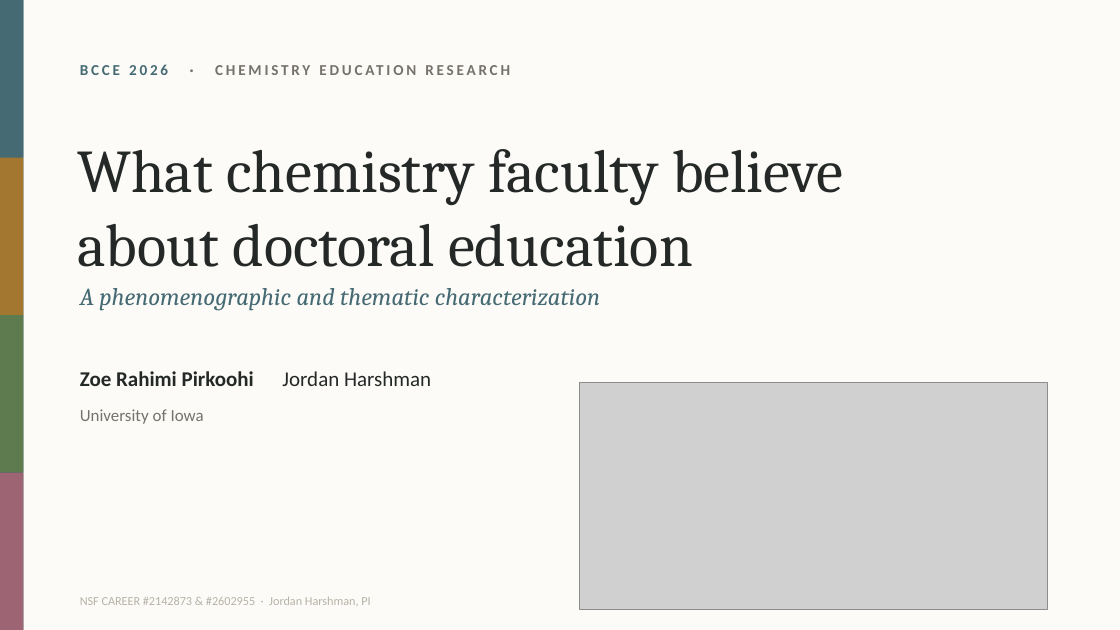
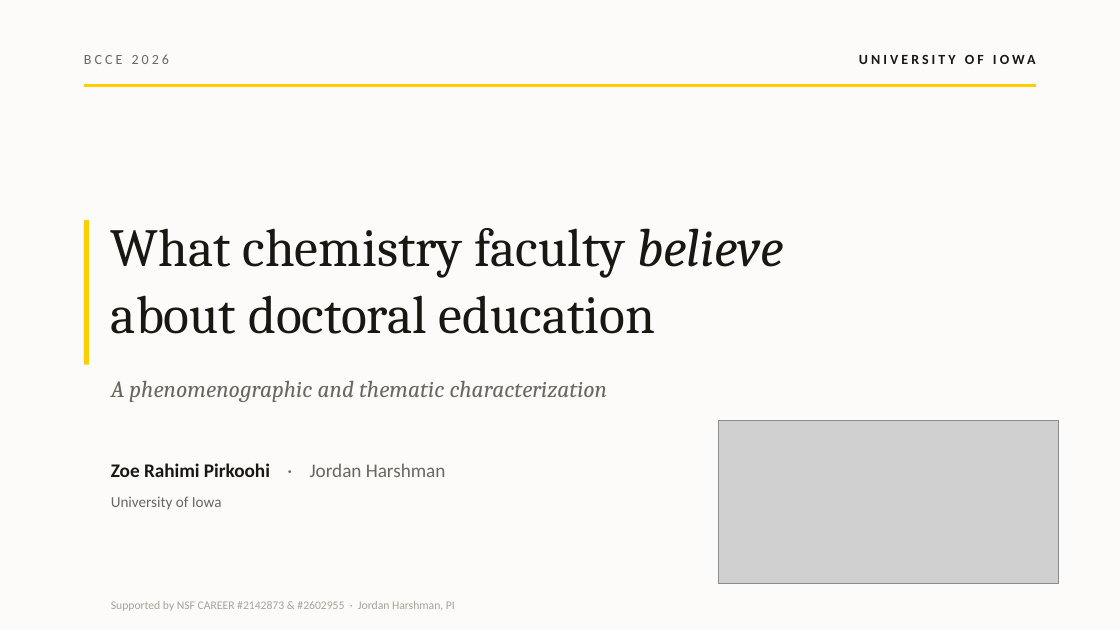
Before and after one commit to 7ahra/resnet_exploration, a slide deck: slide 1 of bcce_2026_faculty_beliefs/BCCE2026_faculty_beliefs.pptx. Drawn at 1120x630 pixels with LibreOffice and Linux fonts; fonts in the diff are those of the drawing; grey boxes stand for pictures. Boxes give left, top, right and bottom in pixels: in the first picture for what was removed or moved away, otherwise in the second. Text is boxed around its words. In the diff, an @@ line names an element or a change of style, - is before the commit and + after.

```diff
--- a/bcce_2026_faculty_beliefs/BCCE2026_faculty_beliefs.pptx
+++ b/bcce_2026_faculty_beliefs/BCCE2026_faculty_beliefs.pptx
@@ rectangle at (0,0,1120,630): fill #FCFBF7 to #FCFBF9 @@
@@ rectangle removed at (0,0,24,630) @@
@@ rectangle removed at (0,0,24,158) @@
@@ text at (84,54,169,64): text changed; size 13 to 12 pt; text colour #74726A to #6B6660; bold off @@
-BCCE 2026 · CHEMISTRY EDUCATION RESEARCH
+BCCE 2026
@@ text added at (859,55,1036,64), 12 pt, text #1A1712, bold @@
+UNIVERSITY OF IOWA
@@ line added from (84, 86) to (1036, 86), #FFCD00 2.5 pt @@
@@ rectangle removed at (0,158,24,316) @@
@@ rectangle: place and size @@
-rectangle at (0,315,24,473)
+rectangle at (84,220,89,365)
@@ rectangle at (84,220,89,365): fill #5E7B4F to #FFCD00 @@
@@ text "What chemistry faculty believe": place and size @@
-text "What chemistry faculty believe" at (77,149,844,267)
+text "What chemistry faculty believe" at (111,228,784,334)
@@ text "What chemistry faculty believe" at (111,228,784,334): size 52 to 46 pt, text colour #242928 to #1A1712; italic on in "believe"; line spacing 1.02 to 1.04 @@
@@ text "A phenomenographic and thematic characterization": place and size @@
-text "A phenomenographic and thematic characterization" at (80,288,600,311)
+text "A phenomenographic and thematic characterization" at (111,381,608,402)
@@ text "A phenomenographic and thematic characterization" at (111,381,608,402): size 21 to 20 pt, text colour #456A73 to #6B6660 @@
@@ picture removed at (580,382,1047,609) @@
@@ picture added at (718,420,1060,584) @@
@@ rectangle removed at (0,472,24,630) @@
@@ text at (111,463,446,477): text changed; size 18 to 16.5 pt; text colour #242928 to #1A1712 @@
-Zoe Rahimi Pirkoohi Jordan Harshman
+Zoe Rahimi Pirkoohi · Jordan Harshman
@@ text "University of Iowa": place and size @@
-text "University of Iowa" at (80,409,204,424)
+text "University of Iowa" at (111,496,222,510)
@@ text "University of Iowa" at (111,496,222,510): size 14.5 to 13 pt, text colour #74726A to #6B6660 @@
@@ text at (111,601,455,611): text changed; size 10.5 to 10 pt; text colour #B6B2A7 to #A8A299 @@
-NSF CAREER #2142873 & #2602955 · Jordan Harshman, PI
+Supported by NSF CAREER #2142873 & #2602955 · Jordan Harshman, PI
```
Also in this commit, not shown: 15 other slides changed, 8 other files.
